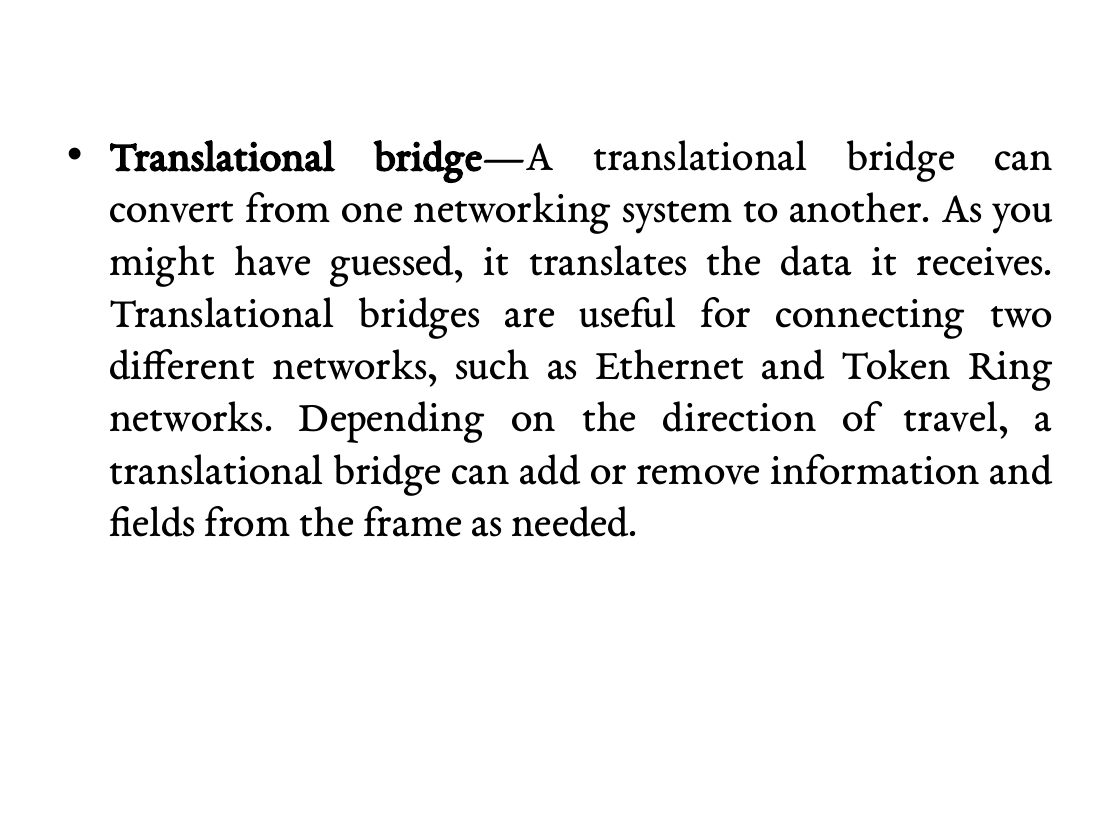
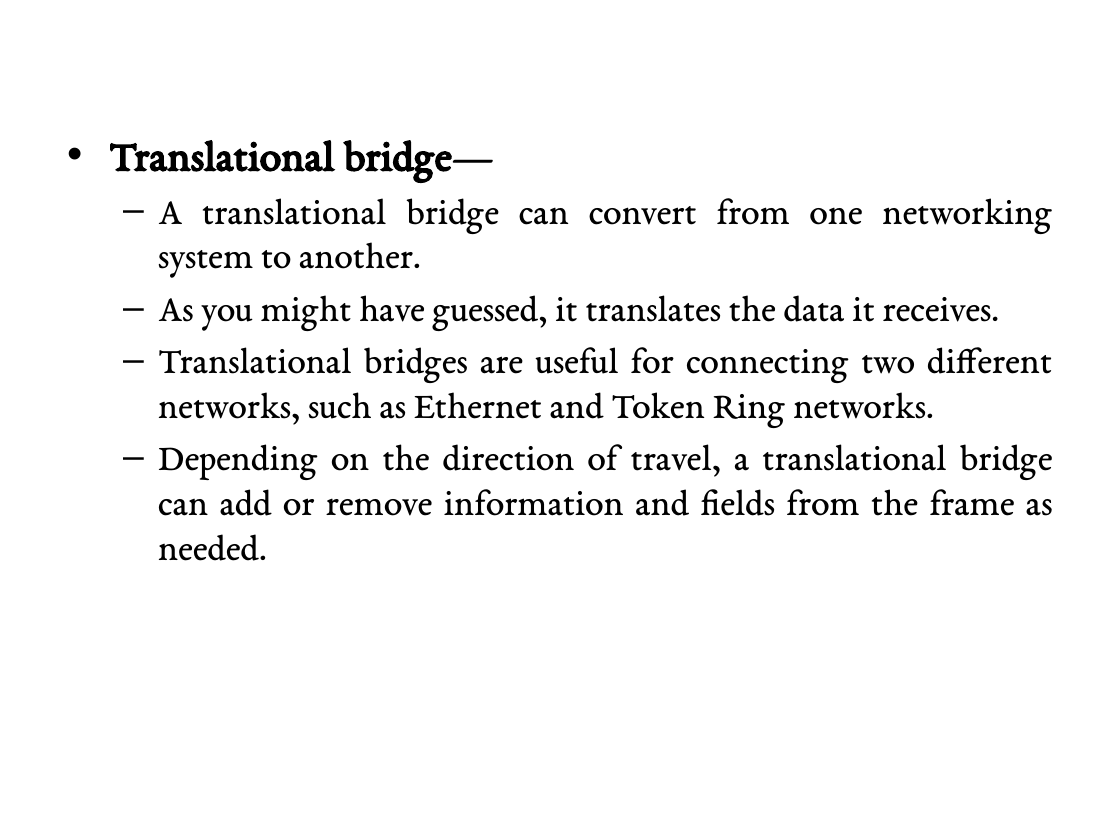
Before and after one commit to GeneralNitin/S6, a slide deck: slide 15 of 03. Computer Networks/PPTs/2.6. Gigabit Ethernet, Bridges, Switches.pptx (slide 16 before the commit). Drawn at 1120x840 pixels with LibreOffice and Linux fonts; fonts in the diff are those of the drawing. Boxes give left, top, right and bottom in pixels: in the first picture for what was removed or moved away, otherwise in the second. Text is boxed around its words. In the diff, an @@ line names an element or a change of style, - is before the commit and + after.

```diff
--- a/03. Computer Networks/PPTs/2.6. Gigabit Ethernet, Bridges, Switches.pptx
+++ b/03. Computer Networks/PPTs/2.6. Gigabit Ethernet, Bridges, Switches.pptx
@@ text at <box>109,140,1053,561</box>: text changed; size 28 to 24 pt @@
-• Translational bridge—A translational bridge can convert from one networking system to another. As you might have guessed, it translates the data it receives. Translational bridges are useful for connecting two different networks, such as Ethernet and Token Ring networks. Depending on the direction of travel, a translational bridge can add or remove information and fields from the frame as needed.
+• Translational bridge—
+  – A translational bridge can convert from one networking system to another.
+  – As you might have guessed, it translates the data it receives.
+  – Translational bridges are useful for connecting two different networks, such as Ethernet and Token Ring networks.
+  – Depending on the direction of travel, a translational bridge can add or remove information and fields from the frame as needed.
```
Also in this commit, not shown: 7 other slides changed, 1 slide added, 1 slide removed, 22 other files.
